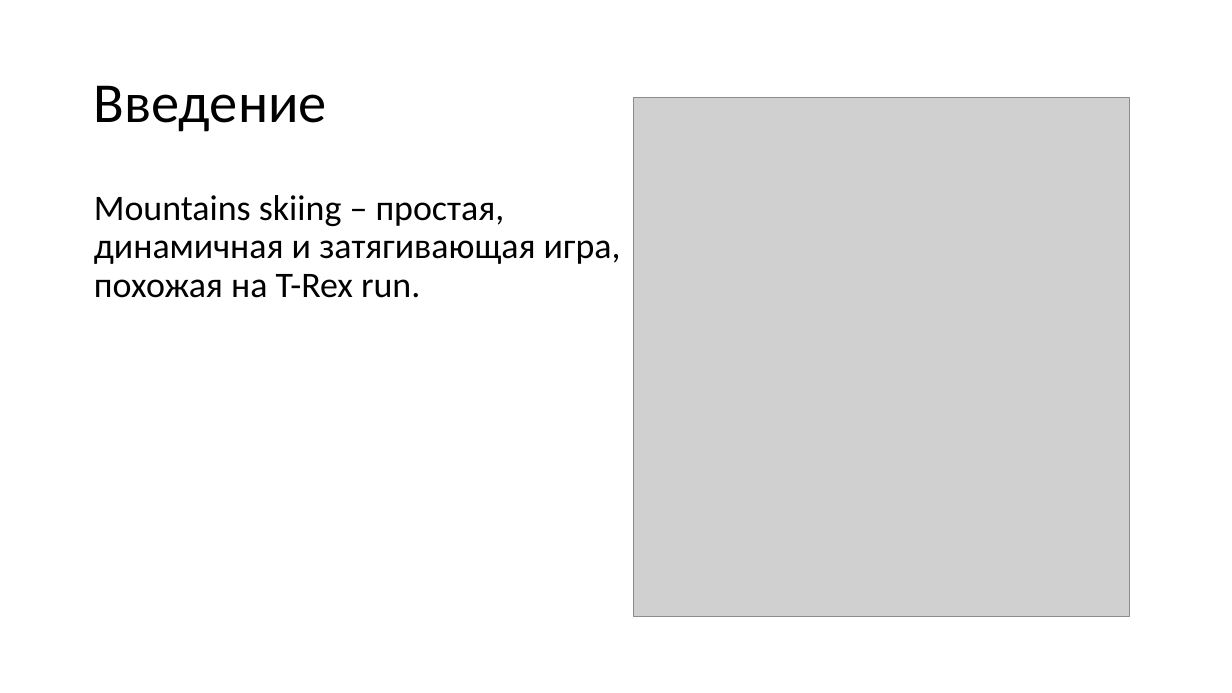
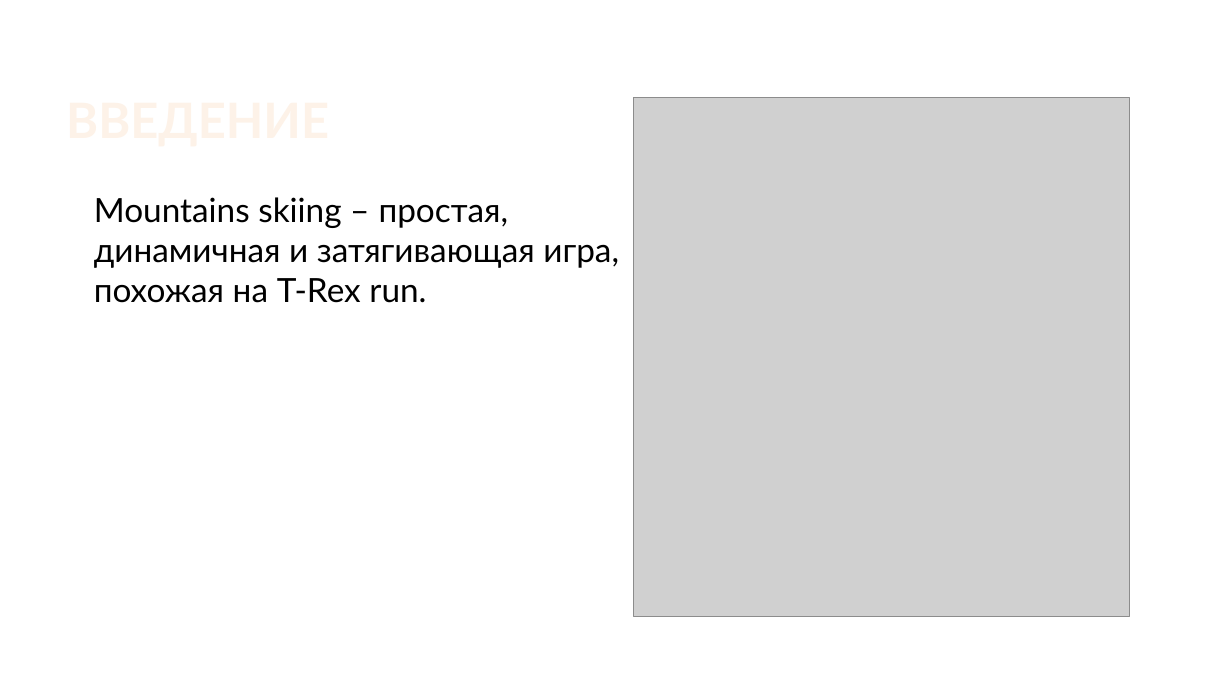
Before and after one commit to AlekseyYasny/PygameProject, a slide deck: slide 2 of Проект pygame -- презентация.pptx. Drawn at 1232x693 pixels with LibreOffice and Linux fonts; fonts in the diff are those of the drawing; grey boxes stand for pictures; background and template pictures are left out. Boxes give left, top, right and bottom in pixels: in the first picture for what was removed or moved away, otherwise in the second. Text is boxed around its words. In the diff, an @@ line names an element or a change of style, - is before the commit and + after.

```diff
--- a/Проект pygame -- презентация.pptx
+++ b/Проект pygame -- презентация.pptx
@@ title "ВВЕДЕНИЕ" at (x1=62, y1=32, x2=1038, y2=148): vertical alignment middle to bottom @@
@@ title at (x1=94, y1=85, x2=327, y2=132): text changed; size 44 to 38 pt; font Calibri to Lato; text colour #000000 to gradient #FEF7F1 to #FEF3E8 to #FBCF9C to #F9B94C; bold on @@
-Введение
+ВВЕДЕНИЕ
@@ text "Mountains skiing – простая, динамичная ..." at (x1=94, y1=197, x2=619, y2=303): size 28 to 26 pt, font Calibri to Lato; line spacing 0.9 to 1; less space between paragraphs @@
```
Also in this commit, not shown: 3 other slides changed.
